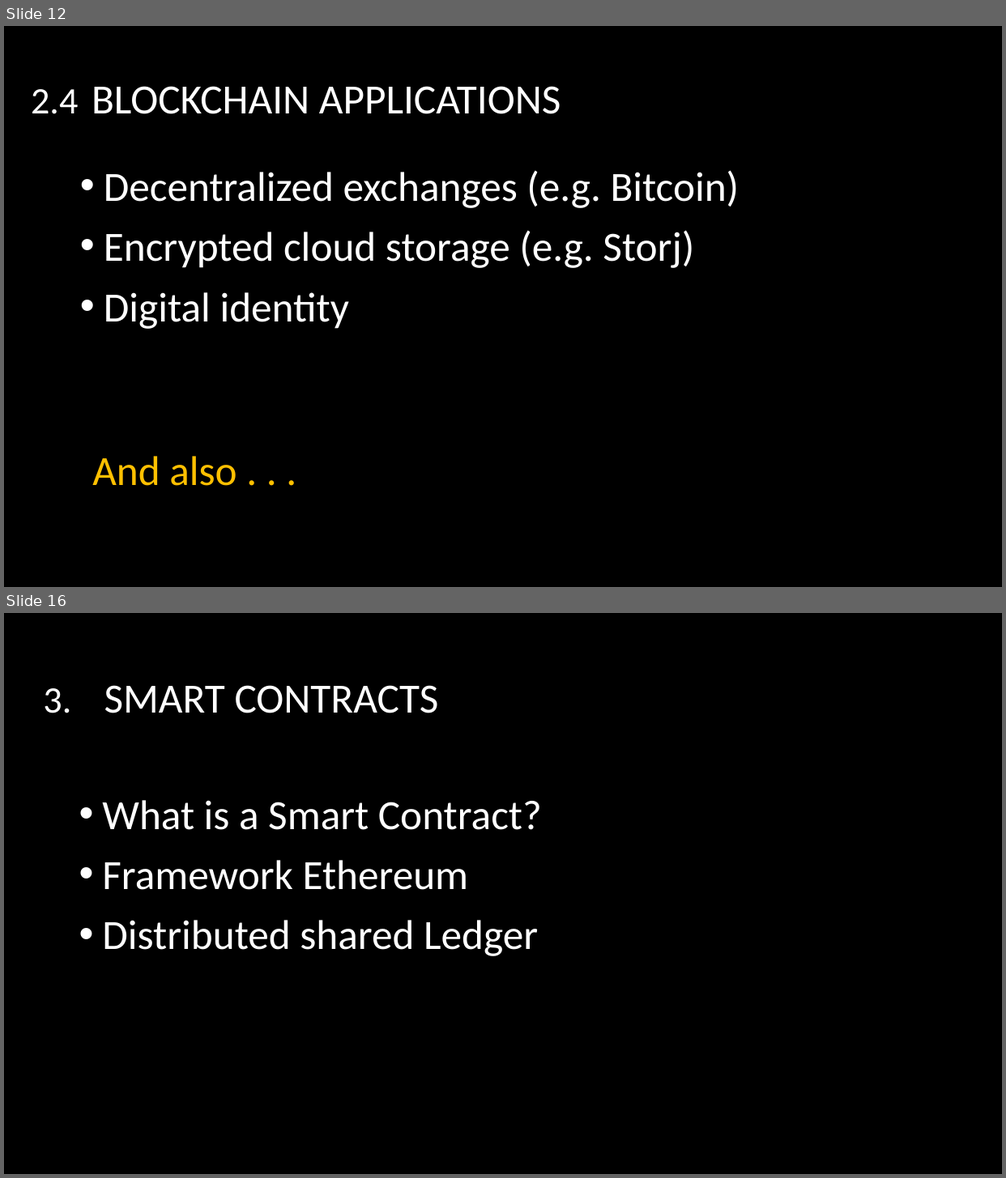
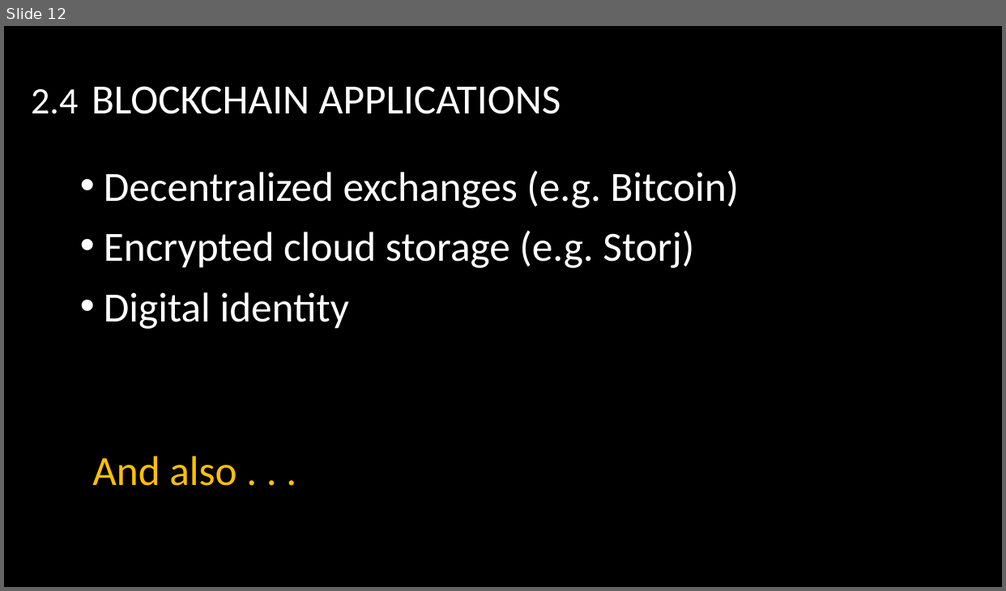
Before and after one commit to lucaspelloni2/SeminarSmartContracts, a slide deck: presentation_SC.pptx. Shown one above the other, each under a label of ours: slides 12 and 16 before the commit, slide 12 after it; the slides between them are not shown. The pictures are 1006x1178 and 1006x591 pixels, drawn with LibreOffice and Linux fonts; fonts in the diff are those of the drawing; background and template pictures are left out. Boxes give left, top, right and bottom in pixels: in the first picture for what was removed or moved away, otherwise in the second. Text is boxed around its words. In the diff, an @@ line names an element or a change of style, - is before the commit and + after.

```diff
--- a/presentation_SC.pptx
+++ b/presentation_SC.pptx
@@ slide 16 removed at bbox=[4, 613, 1002, 1174], background picture (left out) @@
@@ title removed at bbox=[43, 685, 439, 713] @@
-3. SMART CONTRACTS
@@ text removed at bbox=[102, 800, 542, 956] @@
-• What is a Smart Contract?
-• Framework Ethereum
-• Distributed shared Ledger
```
Also in this commit, not shown: 2 slides changed, 2 slides added, 3 other slides removed.
